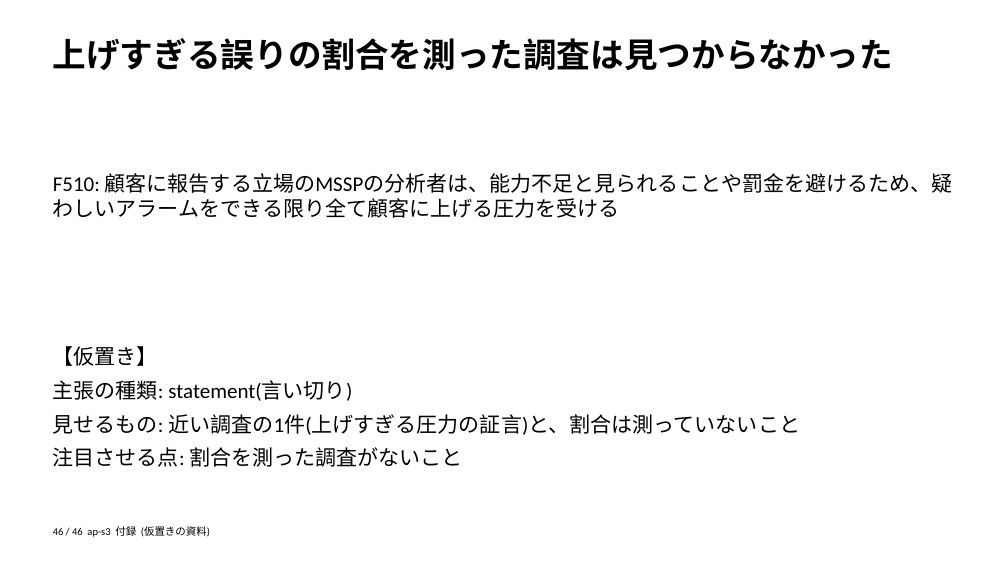
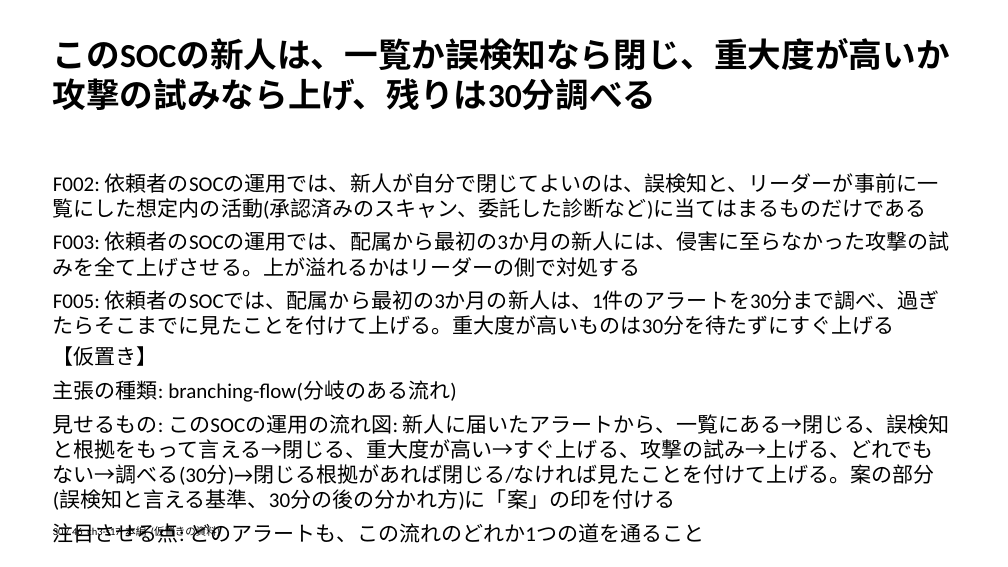
Before and after one commit to zyuuryuu/PPTX-Planner, a slide deck: slide 30 of trial/deck/preview/placeholder.pptx (slide 46 before the commit). Drawn at 1008x567 pixels with LibreOffice and Linux fonts; fonts in the diff are those of the drawing. Boxes give left, top, right and bottom in pixels: in the first picture for what was removed or moved away, otherwise in the second. Text is boxed around its words. In the diff, an @@ line names an element or a change of style, - is before the commit and + after.

```diff
--- a/trial/deck/preview/placeholder.pptx
+++ b/trial/deck/preview/placeholder.pptx
@@ text at [53,38,950,110]: text changed @@
-上げすぎる誤りの割合を測った調査は見つからなかった
+このSOCの新人は、一覧か誤検知なら閉じ、重大度が高いか攻撃の試みなら上げ、残りは30分調べる
@@ text at [53,173,950,335]: text changed @@
-F510: 顧客に報告する立場のMSSPの分析者は、能力不足と見られることや罰金を避けるため、疑わしいアラームをできる限り全て顧客に上げる圧力を受ける
+F002: 依頼者のSOCの運用では、新人が自分で閉じてよいのは、誤検知と、リーダーが事前に一覧にした想定内の活動(承認済みのスキャン、委託した診断など)に当てはまるものだけである
+F003: 依頼者のSOCの運用では、配属から最初の3か月の新人には、侵害に至らなかった攻撃の試みを全て上げさせる。上が溢れるかはリーダーの側で対処する
+F005: 依頼者のSOCでは、配属から最初の3か月の新人は、1件のアラートを30分まで調べ、過ぎたらそこまでに見たことを付けて上げる。重大度が高いものは30分を待たずにすぐ上げる
@@ text at [53,380,950,543]: text changed @@
-主張の種類: statement(言い切り)
-見せるもの: 近い調査の1件(上げすぎる圧力の証言)と、割合は測っていないこと
-注目させる点: 割合を測った調査がないこと
+主張の種類: branching-flow(分岐のある流れ)
+見せるもの: このSOCの運用の流れ図: 新人に届いたアラートから、一覧にある→閉じる、誤検知と根拠をもって言える→閉じる、重大度が高い→すぐ上げる、攻撃の試み→上げる、どれでもない→調べる(30分)→閉じる根拠があれば閉じる/なければ見たことを付けて上げる。案の部分(誤検知と言える基準、30分の後の分かれ方)に「案」の印を付ける
+注目させる点: どのアラートも、この流れのどれか1つの道を通ること
@@ text at [53,525,220,539]: text changed @@
-46 / 46 ap-s3 付録 (仮置きの資料)
+30 / 46 ch3-s17 本編 (仮置きの資料)
```
Also in this commit, not shown: 16 other slides changed, 7 other files.
